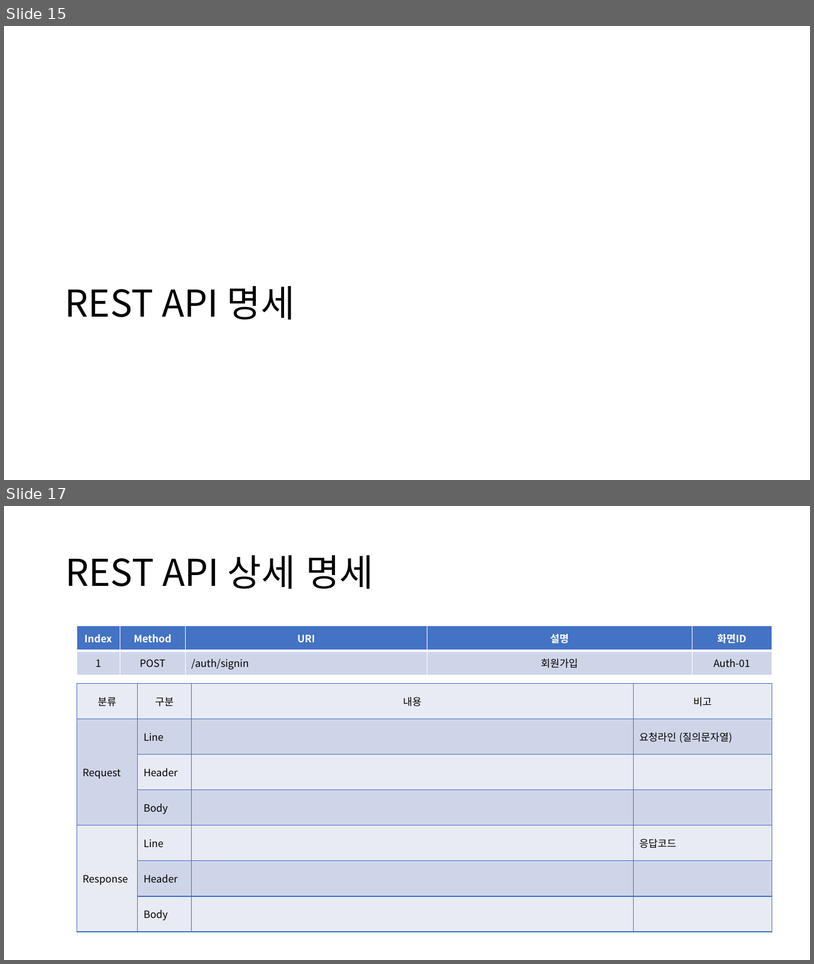
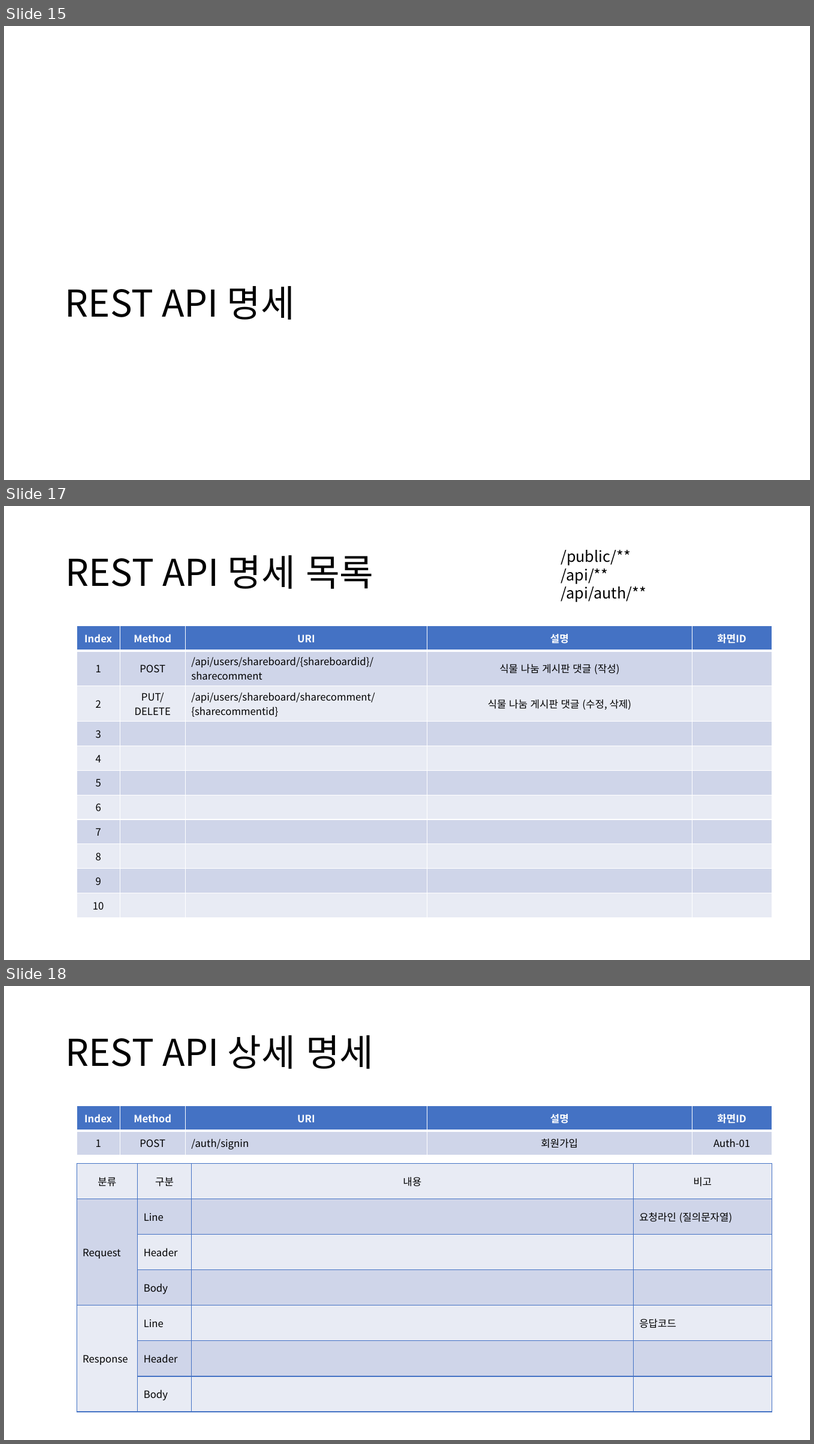
Before and after one commit to waterkyeong/miniproject-back, a slide deck: 빅데이터프로젝트계획서_3팀_식물육성.pptx. Shown one above the other, each under a label of ours: slides 15 and 17 before the commit, slides 15, 17 and 18 after it; the slides between them are not shown. The pictures are 814x964 and 814x1444 pixels, drawn with LibreOffice and Linux fonts; fonts in the diff are those of the drawing. Boxes give left, top, right and bottom in pixels: in the first picture for what was removed or moved away, otherwise in the second. Text is boxed around its words. In the diff, an @@ line names an element or a change of style, - is before the commit and + after.

Commit message:
complete shareboard

```diff
--- a/빅데이터프로젝트계획서_3팀_식물육성.pptx
+++ b/빅데이터프로젝트계획서_3팀_식물육성.pptx
@@ slide 17 added at [4, 506, 810, 960], background #FFFFFF @@
@@ title added at [65, 555, 374, 589], 44 pt, text #000000 @@
+REST API 명세 목록
@@ text added at [561, 550, 647, 602], 18 pt, text #000000 @@
+/public/**
+/api/**
+/api/auth/**
@@ table added at [77, 626, 772, 912], 11 rows, 5 columns @@
+Index | Method | URI | 설명 | 화면ID
+1 | POST | /api/users/shareboard/{shareboardid}/sharecomment | 식물 나눔 게시판 댓글 (작성) | 
+2 | PUT/DELETE | /api/users/shareboard/sharecomment/{sharecommentid} | 식물 나눔 게시판 댓글 (수정, 삭제) | 
+3 |  |  |  | 
+4 |  |  |  | 
+5 |  |  |  | 
+6 |  |  |  | 
+7 |  |  |  | 
+8 |  |  |  | 
+9 |  |  |  | 
+10 |  |  |  | 
@@ what was slide 17 is now slide 18 @@
```
Also in this commit, not shown: 1 slide changed, 12 other files.
